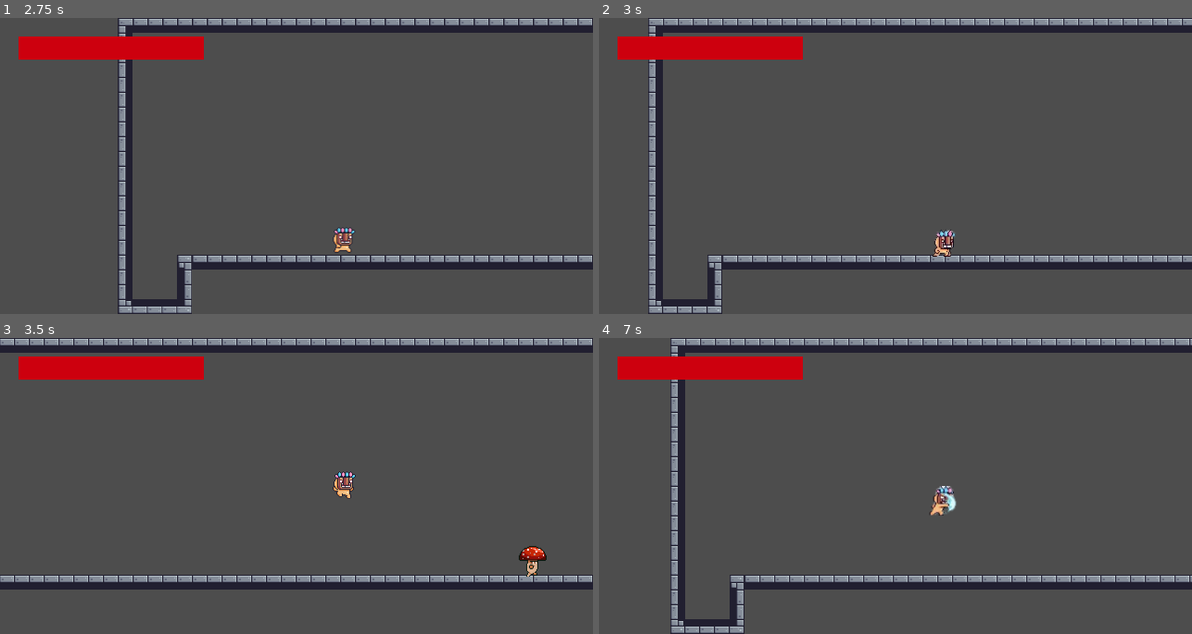
Above: before the commit, frames 1-4 (two rows, left to right).
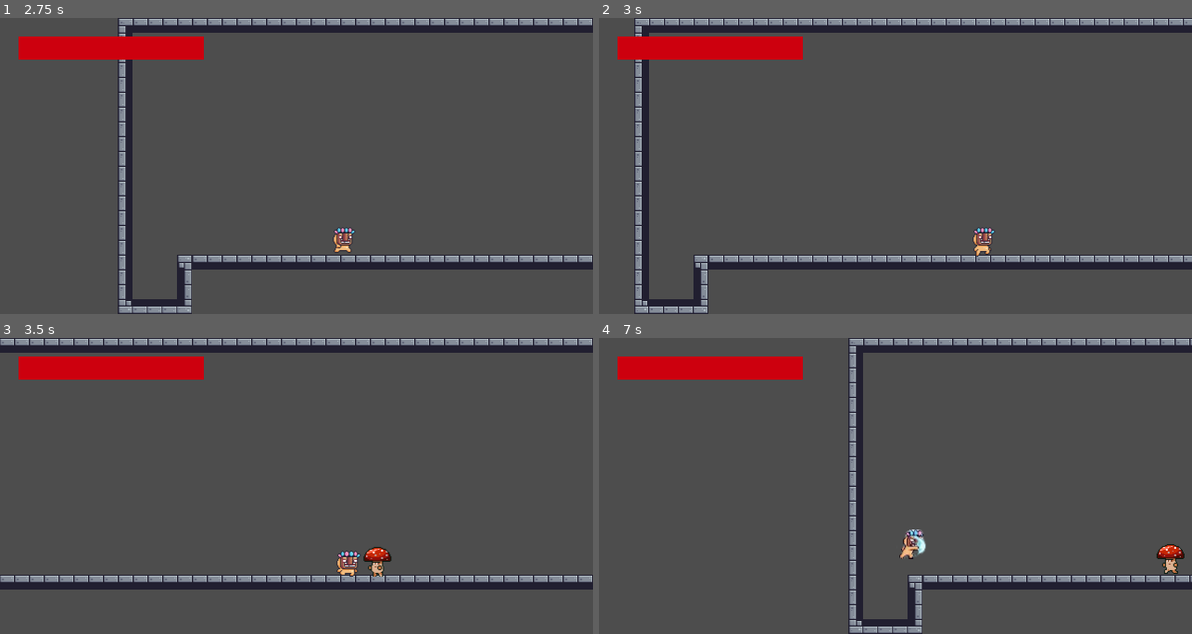
Above: after the commit, the same moments.

Repository: Th1nh2411/godot-test
Game: Godot game, scene res://main.tscn
Same seed, same stepped clock (60 frames per second), same inputs: the game is played once before the commit and once after it. The project has no main scene, so this scene is started directly.
Inputs (mouse positions are in pixels of both pictures, inside the frame that each line leads up to):
- Up to frame 1 (2.75 s): tap Enter (ui_accept) at 0.5, 0.77, 1.52 s; move the mouse to (426, 151) at 0.52 s; hold Right (ui_right) 0.53-1.28 s; tap J (attack) at 0.6, 1.55, 2.1 s; click (426, 151) at 0.67 s; tap Shift (dash, bound only after the commit) at 0.8, 1.35, 2.3 s; move the mouse to (177, 180) at 1.27 s; hold Left (ui_left) 1.28-2.03 s; move the mouse to (355, 100) at 2.02 s; hold Right (ui_right) from 2.03 s (still down)
- Up to frame 2 (3 s): keep holding Right (ui_right); move the mouse to (865, 225) at 2.77 s; tap Shift (dash, bound only after the commit) at 2.85 s; click (865, 225) at 2.92 s
- Up to frame 3 (3.5 s): keep holding Right (ui_right); tap Enter (ui_accept) at 3.02 s; tap J (attack) at 3.05 s
- Up to frame 4 (7 s): move the mouse to (1073, 530) at 3.52 s; release Right (ui_right) at 3.53 s; hold Left (ui_left) 3.53-5.78 s; tap J (attack) at 3.6, 4.55, 5.1, 6.05, 6.6 s; tap Enter (ui_accept) at 3.77, 4.52, 6.02, 6.77 s; tap Shift (dash, bound only after the commit) at 3.8, 4.35, 5.3, 5.85, 6.8 s; move the mouse to (717, 441) at 4.27 s; move the mouse to (925, 486) at 5.02 s; click (925, 486) at 5.17 s; move the mouse to (806, 412) at 5.77 s; hold Right (ui_right) from 5.78 s (still down); move the mouse to (1025, 471) at 6.52 s

Frame 1 is identical in both runs. In frame 2, 6.6% of the frame differs, in the area x 5-100%, y 0-100%; in frame 3, 1.1%; in frame 4, 9.8%, in the area x 12-100%, y 0-100%.

Commit message:
feat: implement player dash mechanic, screen shake system, and update combat damage handling

Diff:
--- a/components/combat.gd
+++ b/components/combat.gd
@@ -14,9 +14,9 @@
 var hp: int = max_hp
 var is_invincible: bool = false
 
-func take_damage(amount: int, knockback_force: Vector2 = Vector2.ZERO) -> void:
+func take_damage(amount: int, knockback_force: Vector2 = Vector2.ZERO) -> bool:
 	if amount <= 0 or is_invincible or not is_alive():
-		return
+		return false
 
 	hp = maxi(hp - amount, 0)
 	hp_changed.emit(hp, max_hp)
@@ -29,10 +29,10 @@
 	else:
 		# Bật trạng thái bất tử
 		is_invincible = true
-		# Chờ 0.5 giây
-		await get_tree().create_timer(0.5).timeout
-		# Tắt trạng thái bất tử
-		is_invincible = false
+		# Chờ 0.5 giây rồi tắt trạng thái bất tử (dùng connect thay vì await)
+		get_tree().create_timer(0.5).timeout.connect(func(): is_invincible = false)
+
+	return true
 
 
 func heal(amount: int) -> void:
--- a/components/hitbox.gd
+++ b/components/hitbox.gd
@@ -23,4 +23,8 @@
 		var applied_knockback = Vector2(knockback_power.x * dir, knockback_power.y)
 
 		# Truyền lực đẩy vào cùng với sát thương
-		area.take_damage(damage, applied_knockback)
+		var success = area.take_damage(damage, applied_knockback)
+
+		if success:
+			# Kêu gọi toàn bộ Camera trong hệ thống rung lên với cường độ 15.0
+			get_tree().call_group("camera", "apply_shake", 15.0)
--- a/components/hurtbox.gd
+++ b/components/hurtbox.gd
@@ -4,6 +4,7 @@
 # Lát nữa ta sẽ kéo thả file Combat của Player/Enemy vào biến này trên Inspector
 @export var combat: CombatComponent
 
-func take_damage(amount: int, knockback_force: Vector2 = Vector2.ZERO) -> void:
+func take_damage(amount: int, knockback_force: Vector2 = Vector2.ZERO) -> bool:
 	if combat:
-		combat.take_damage(amount, knockback_force)
+		return combat.take_damage(amount, knockback_force)
+	return false
--- a/project.godot
+++ b/project.godot
@@ -54,6 +54,23 @@
 , Object(InputEventMouseButton,"resource_local_to_scene":false,"resource_name":"","device":-1,"window_id":0,"alt_presse …(244 unchanged characters)…
 ]
 }
+move_left={
+"deadzone": 0.2,
+"events": [Object(InputEventKey,"resource_local_to_scene":false,"resource_name":"","device":16,"window_id":0,"alt_pressed":false,"shift_pressed":false,"ctrl_pressed":false,"meta_pressed":false,"pressed":false,"keycode":0,"physical_keycode":65,"key_label":0,"unicode":0,"location":0,"echo":false,"script":null)
+, Object(InputEventKey,"resource_local_to_scene":false,"resource_name":"","device":-1,"window_id":0,"alt_pressed":false,"shift_pressed":false,"ctrl_pressed":false,"meta_pressed":false,"pressed":false,"keycode":0,"physical_keycode":4194319,"key_label":0,"unicode":0,"location":0,"echo":false,"script":null)
+]
+}
+move_right={
+"deadzone": 0.2,
+"events": [Object(InputEventKey,"resource_local_to_scene":false,"resource_name":"","device":-1,"window_id":0,"alt_pressed":false,"shift_pressed":false,"ctrl_pressed":false,"meta_pressed":false,"pressed":false,"keycode":0,"physical_keycode":68,"key_label":0,"unicode":100,"location":0,"echo":false,"script":null)
+, Object(InputEventKey,"resource_local_to_scene":false,"resource_name":"","device":-1,"window_id":0,"alt_pressed":false,"shift_pressed":false,"ctrl_pressed":false,"meta_pressed":false,"pressed":false,"keycode":0,"physical_keycode":4194321,"key_label":0,"unicode":0,"location":0,"echo":false,"script":null)
+]
+}
+dash={
+"deadzone": 0.2,
+"events": [Object(InputEventKey,"resource_local_to_scene":false,"resource_name":"","device":-1,"window_id":0,"alt_pressed":false,"shift_pressed":false,"ctrl_pressed":false,"meta_pressed":false,"pressed":false,"keycode":0,"physical_keycode":4194325,"key_label":0,"unicode":0,"location":0,"echo":false,"script":null)
+]
+}
 
 [physics]
 
--- a/scenes/camera/camera.gd
+++ b/scenes/camera/camera.gd
@@ -2,6 +2,37 @@
 
 @export var player: CharacterBody2D
 
-func _physics_process(delta):
+var shake_strength: float = 0.0
+var shake_fade: float = 10.0 # Tốc độ giảm dần độ rung
+var rng = RandomNumberGenerator.new()
+
+@onready var camera: Camera2D = $Camera2D
+
+func _ready() -> void:
+	# Đăng ký Camera vào hệ thống để bất kỳ ai cũng có thể gọi rung màn hình
+	add_to_group("camera")
+	rng.randomize()
+
+func apply_shake(strength: float) -> void:
+	shake_strength = strength
+
+func _process(delta: float) -> void:
+	if shake_strength > 0:
+		# Giảm dần độ rung theo thời gian (lerpf trong Godot 4)
+		shake_strength = lerpf(shake_strength, 0, shake_fade * delta)
+
+		# Tính toán dịch chuyển ngẫu nhiên
+		var offset_x = rng.randf_range(-shake_strength, shake_strength)
+		var offset_y = rng.randf_range(-shake_strength, shake_strength)
+		camera.offset = Vector2(offset_x, offset_y)
+
+		# Cắt đuôi để về 0 nhanh hơn khi độ rung quá nhỏ
+		if shake_strength < 1.0:
+			shake_strength = 0.0
+	else:
+		# Trả camera về tĩnh lặng
+		camera.offset = Vector2.ZERO
+
+func _physics_process(_delta: float) -> void:
 	if player:
 		global_position.x = player.global_position.x
--- a/scenes/enemy/Enemy.tscn
+++ b/scenes/enemy/Enemy.tscn
@@ -1,12 +1,9 @@
 [gd_scene format=3 uid="uid://dqgfcqklibna6"]
 
-[ext_resource type="Texture2D" uid="uid://chsn2reovl4l6" path="res://assets/pixel-adventure/Main Characters/Mask Dude/Double Jump (32x32).png" id="1_img3j"]
 [ext_resource type="Script" uid="uid://bcuuro64lghe" path="res://scenes/enemy/enemy.gd" id="1_k74vj"]
 [ext_resource type="Texture2D" uid="uid://d0n8coobgi8t3" path="res://assets/Forest_Monsters_FREE/Mushroom/Mushroom with VFX/Mushroom-Attack.png" id="2_uhj2n"]
-[ext_resource type="Texture2D" uid="uid://c7v70rf0ojrgf" path="res://assets/pixel-adventure/Main Characters/Mask Dude/Hit (32x32).png" id="3_i722t"]
 [ext_resource type="Texture2D" uid="uid://stco5em55gjq" path="res://assets/Forest_Monsters_FREE/Mushroom/Mushroom with VFX/Mushroom-Die.png" id="3_qeto5"]
 [ext_resource type="Texture2D" uid="uid://cx0abu0sfm6lt" path="res://assets/Forest_Monsters_FREE/Mushroom/Mushroom with VFX/Mushroom-Idle.png" id="4_owc8s"]
-[ext_resource type="Texture2D" uid="uid://bu4gii52k7r86" path="res://assets/pixel-adventure/Main Characters/Mask Dude/Jump (32x32).png" id="5_5muo4"]
 [ext_resource type="Texture2D" uid="uid://bqq3vnhhs1lnh" path="res://assets/Forest_Monsters_FREE/Mushroom/Mushroom with VFX/Mushroom-Hit.png" id="7_i4w72"]
 [ext_resource type="Script" uid="uid://bvxgyb2dm6465" path="res://components/combat.gd" id="8_i722t"]
 [ext_resource type="Texture2D" uid="uid://b8ooca8its4io" path="res://assets/Forest_Monsters_FREE/Mushroom/Mushroom with VFX/Mushroom-Run.png" id="11_mnxmr"]
@@ -113,58 +110,6 @@
 atlas = ExtResource("3_qeto5")
 region = Rect2(1120, 0, 80, 64)
 
-[sub_resource type="AtlasTexture" id="AtlasTexture_7oing"]
-atlas = ExtResource("1_img3j")
-region = Rect2(0, 0, 32, 32)
-
-[sub_resource type="AtlasTexture" id="AtlasTexture_5stf6"]
-atlas = ExtResource("1_img3j")
-region = Rect2(32, 0, 32, 32)
-
-[sub_resource type="AtlasTexture" id="AtlasTexture_180ig"]
-atlas = ExtResource("1_img3j")
-region = Rect2(64, 0, 32, 32)
-
-[sub_resource type="AtlasTexture" id="AtlasTexture_20koh"]
-atlas = ExtResource("1_img3j")
-region = Rect2(96, 0, 32, 32)
-
-[sub_resource type="AtlasTexture" id="AtlasTexture_ov1oi"]
-atlas = ExtResource("1_img3j")
-region = Rect2(128, 0, 32, 32)
-
-[sub_resource type="AtlasTexture" id="AtlasTexture_rn7t0"]
-atlas = ExtResource("1_img3j")
-region = Rect2(160, 0, 32, 32)
-
-[sub_resource type="AtlasTexture" id="AtlasTexture_v5i4m"]
-atlas = ExtResource("3_i722t")
-region = Rect2(0, 0, 32, 32)
-
-[sub_resource type="AtlasTexture" id="AtlasTexture_p1lr0"]
-atlas = ExtResource("3_i722t")
-region = Rect2(32, 0, 32, 32)
-
-[sub_resource type="AtlasTexture" id="AtlasTexture_ro0t8"]
-atlas = ExtResource("3_i722t")
-region = Rect2(64, 0, 32, 32)
-
-[sub_resource type="AtlasTexture" id="AtlasTexture_8nn5r"]
-atlas = ExtResource("3_i722t")
-region = Rect2(96, 0, 32, 32)
-
-[sub_resource type="AtlasTexture" id="AtlasTexture_kvwax"]
-atlas = ExtResource("3_i722t")
-region = Rect2(128, 0, 32, 32)
-
-[sub_resource type="AtlasTexture" id="AtlasTexture_x3qp0"]
-atlas = ExtResource("3_i722t")
-region = Rect2(160, 0, 32, 32)
-
-[sub_resource type="AtlasTexture" id="AtlasTexture_76i7i"]
-atlas = ExtResource("3_i722t")
-region = Rect2(192, 0, 32, 32)
-
 [sub_resource type="AtlasTexture" id="AtlasTexture_vqhj1"]
 atlas = ExtResource("7_i4w72")
 region = Rect2(0, 0, 80, 64)
@@ -334,50 +279,6 @@
 }, {
 "frames": [{
 "duration": 1.0,
-"texture": SubResource("AtlasTexture_7oing")
-}, {
-"duration": 1.0,
-"texture": SubResource("AtlasTexture_5stf6")
-}, {
-"duration": 1.0,
-"texture": SubResource("AtlasTexture_180ig")
-}, {
-"duration": 1.0,
-"texture": SubResource("AtlasTexture_20koh")
-}, {
-"duration": 1.0,
-"texture": SubResource("AtlasTexture_ov1oi")
-}, {
-"duration": 1.0,
-"texture": SubResource("AtlasTexture_rn7t0")
-}],
-"loop": 0,
-"name": &"double_jump",
-"speed": 20.0
-}, {
-"frames": [{
-"duration": 1.0,
-"texture": SubResource("AtlasTexture_v5i4m")
-}, {
-"duration": 1.0,
-"texture": SubResource("AtlasTexture_p1lr0")
-}, {
-"duration": 1.0,
-"texture": SubResource("AtlasTexture_ro0t8")
-}, {
-"duration": 1.0,
-"texture": SubResource("AtlasTexture_8nn5r")
-}, {
-"duration": 1.0,
-"texture": SubResource("AtlasTexture_kvwax")
-}, {
-"duration": 1.0,
-"texture": SubResource("AtlasTexture_x3qp0")
-}, {
-"duration": 1.0,
-"texture": SubResource("AtlasTexture_76i7i")
-}, {
-"duration": 1.0,
 "texture": SubResource("AtlasTexture_vqhj1")
 }, {
 "duration": 1.0,
@@ -421,14 +322,6 @@
 "loop": 1,
 "name": &"idle",
 "speed": 11.0
-}, {
-"frames": [{
-"duration": 1.0,
-"texture": ExtResource("5_5muo4")
-}],
-"loop": 1,
-"name": &"jump",
-"speed": 1.0
 }, {
 "frames": [{
 "duration": 1.0,
@@ -498,10 +391,10 @@
 tracks/0/interp = 1
 tracks/0/loop_wrap = true
 tracks/0/keys = {
-"times": PackedFloat32Array(0, 0.3, 0.69037646, 0.7, 1),
-"transitions": PackedFloat32Array(1, 1, 1, 1, 1),
+"times": PackedFloat32Array(0, 0.26666668, 0.56666666, 1),
+"transitions": PackedFloat32Array(1, 1, 1, 1),
 "update": 0,
-"values": [Vector2(0, 0), Vector2(-16, 0), Vector2(17, 0), Vector2(16, 0), Vector2(17.999998, 0)]
+"values": [Vector2(0, 0), Vector2(-16, 0), Vector2(17, 0), Vector2(17.999998, 0)]
 }
 
 [sub_resource type="AnimationLibrary" id="AnimationLibrary_50hyi"]
@@ -516,9 +409,7 @@
 [node name="AnimatedSprite2D" type="AnimatedSprite2D" parent="." unique_id=395098856]
 position = Vector2(0, -16)
 sprite_frames = SubResource("SpriteFrames_rmtfb")
-animation = &"attack"
-frame = 9
-frame_progress = 1.0
+animation = &"die"
 
 [node name="CollisionShape2D" type="CollisionShape2D" parent="." unique_id=1308676751]
 visible = false
--- a/scenes/enemy/enemy.gd
+++ b/scenes/enemy/enemy.gd
@@ -8,7 +8,7 @@
 var direction := 1
 var speed := 100.0
 var chase_speed := 150.0
-var attack_range := 50.0 # Khoảng cách kích hoạt đấm
+var attack_range := 40.0 # Khoảng cách kích hoạt đấm
 
 @onready var wall_detector: RayCast2D = $WallDetector
 @onready var floor_detector: RayCast2D = $FloorDetector
--- a/scenes/player/Player.tscn
+++ b/scenes/player/Player.tscn
@@ -64,6 +64,10 @@
 atlas = ExtResource("2_20koh")
 region = Rect2(128, 0, 32, 32)
 
+[sub_resource type="AtlasTexture" id="AtlasTexture_4ntn1"]
+atlas = ExtResource("3_v42im")
+region = Rect2(0, 0, 32, 32)
+
 [sub_resource type="AtlasTexture" id="AtlasTexture_bvphr"]
 atlas = ExtResource("4_8qjgm")
 region = Rect2(0, 0, 96, 96)
@@ -283,6 +287,14 @@
 "loop": 0,
 "name": &"attack",
 "speed": 10.0
+}, {
+"frames": [{
+"duration": 1.0,
+"texture": SubResource("AtlasTexture_4ntn1")
+}],
+"loop": 1,
+"name": &"dash",
+"speed": 2.0
 }, {
 "frames": [{
 "duration": 1.0,
@@ -476,7 +488,7 @@
 
 [node name="AnimatedSprite2D" type="AnimatedSprite2D" parent="." unique_id=1880584652]
 sprite_frames = SubResource("SpriteFrames_8rfh6")
-animation = &"hit"
+animation = &"dash"
 
 [node name="CollisionShape2D" type="CollisionShape2D" parent="." unique_id=2075478819]
 visible = false
--- a/scenes/player/components/animation.gd
+++ b/scenes/player/components/animation.gd
@@ -46,6 +46,8 @@
 			_play("hit")
 		Player.State.DIE:
 			_play("die")
+		Player.State.DASH:
+			_play("dash")
 
 
 func _play(name: String) -> void:
--- a/scenes/player/components/movement.gd
+++ b/scenes/player/components/movement.gd
@@ -7,18 +7,52 @@
 const SPEED := 300.0
 const JUMP_VELOCITY := -400.0
 const MAX_JUMPS := 2
+const DASH_SPEED := 800.0
 
 @onready var player: Player = owner
 var jump_count := 0
-
+var can_dash := true
 
 func update(delta: float) -> void:
-	player.direction = Input.get_axis("ui_left", "ui_right")
+	# Nếu đang lướt, bỏ qua mọi thao tác di chuyển/nhảy khác
+	if player.is_dashing:
+		_apply_dash_movement()
+		return
+
+	player.direction = Input.get_axis("move_left", "move_right")
+	_handle_dash_input()
 	_handle_attack()
 	_apply_gravity(delta)
 	_handle_jump()
 	_handle_horizontal()
 
+func _handle_dash_input() -> void:
+	# Phải có nút 'dash' trong Input Map và không đang chém/chờ hồi chiêu
+	if Input.is_action_just_pressed("dash") and can_dash and not player.is_attacking:
+		player.is_dashing = true
+		can_dash = false
+		player.combat.is_invincible = true # Bật khiên bất tử
+
+		# Lướt theo hướng đang bấm, nếu không bấm thì lướt theo hướng đang quay mặt
+		if player.direction != 0:
+			player.dash_direction = player.direction
+		else:
+			# flip_h = false nghĩa là đang quay phải (1.0), ngược lại là trái (-1.0)
+			player.dash_direction = -1.0 if player.anim.flip_h else 1.0
+
+		# Thời gian lướt là 0.2s
+		get_tree().create_timer(0.2).timeout.connect(_on_dash_finished)
+		# Thời gian hồi chiêu lướt là 0.6s
+		get_tree().create_timer(0.6).timeout.connect(func(): can_dash = true)
+
+func _apply_dash_movement() -> void:
+	player.velocity.y = 0 # Vô hiệu hóa trọng lực khi lướt
+	player.velocity.x = player.dash_direction * DASH_SPEED
+
+func _on_dash_finished() -> void:
+	if not player.is_dead:
+		player.is_dashing = false
+		player.combat.is_invincible = false
 
 func _apply_gravity(delta: float) -> void:
 	if not player.is_on_floor():
--- a/scenes/player/player.gd
+++ b/scenes/player/player.gd
@@ -13,12 +13,15 @@
 	ATTACK,
 	APPEAR,
 	DIE,
-	HIT
+	HIT,
+	DASH
 }
 var is_attacking: bool = false
 var is_appearing: bool = true
 var is_dead: bool = false
 var is_hit: bool = false
+var is_dashing: bool = false
+var dash_direction: float = 1.0
 
 @onready var anim: AnimatedSprite2D = $AnimatedSprite2D
 @onready var movement: MovementComponent = $Components/Movement
--- a/scenes/player/state_machine/state_machine.gd
+++ b/scenes/player/state_machine/state_machine.gd
@@ -13,6 +13,9 @@
 	if player.is_hit:
 		return Player.State.HIT
 
+	if player.is_dashing:
+		return Player.State.DASH
+
 	if player.is_attacking:
 		return Player.State.ATTACK
 
